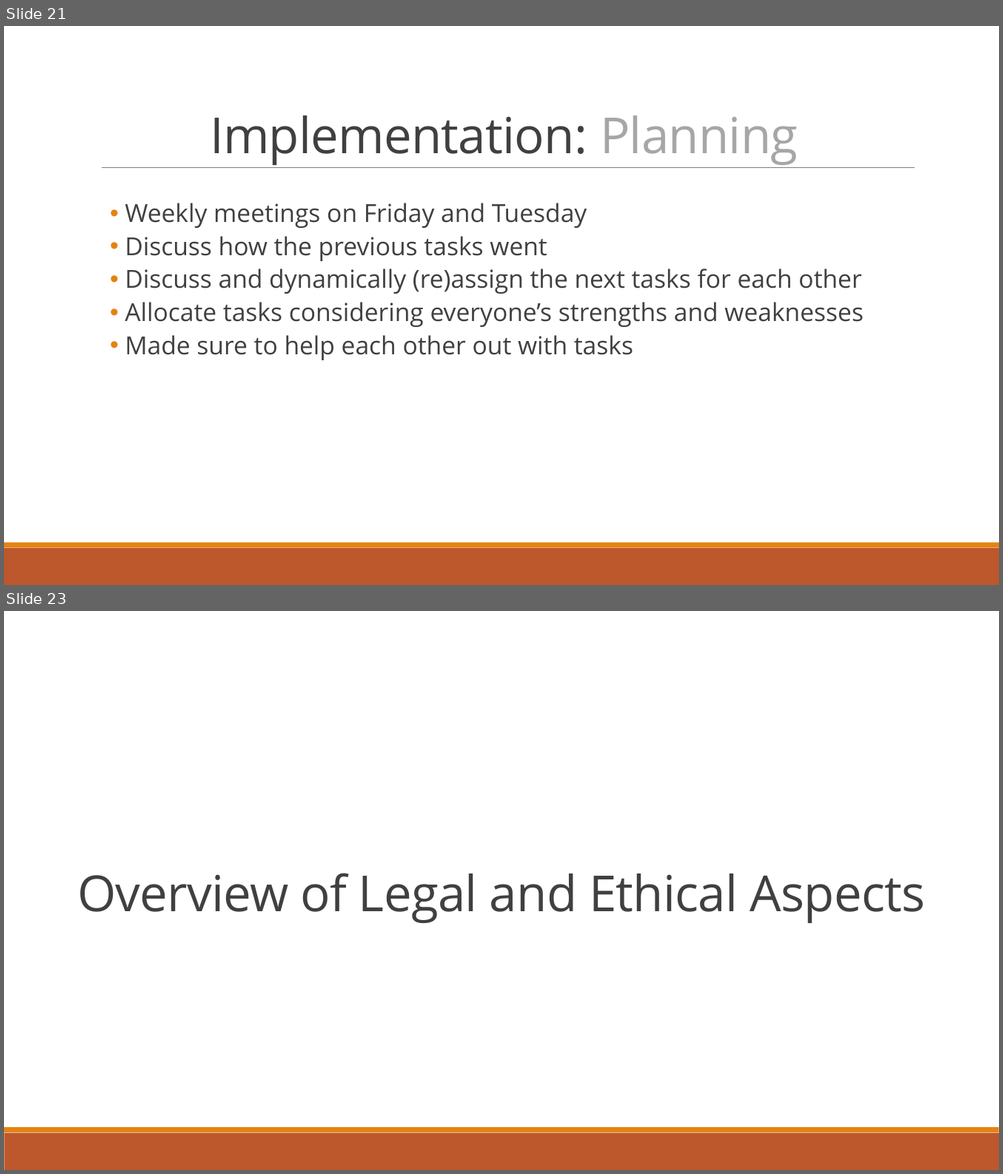
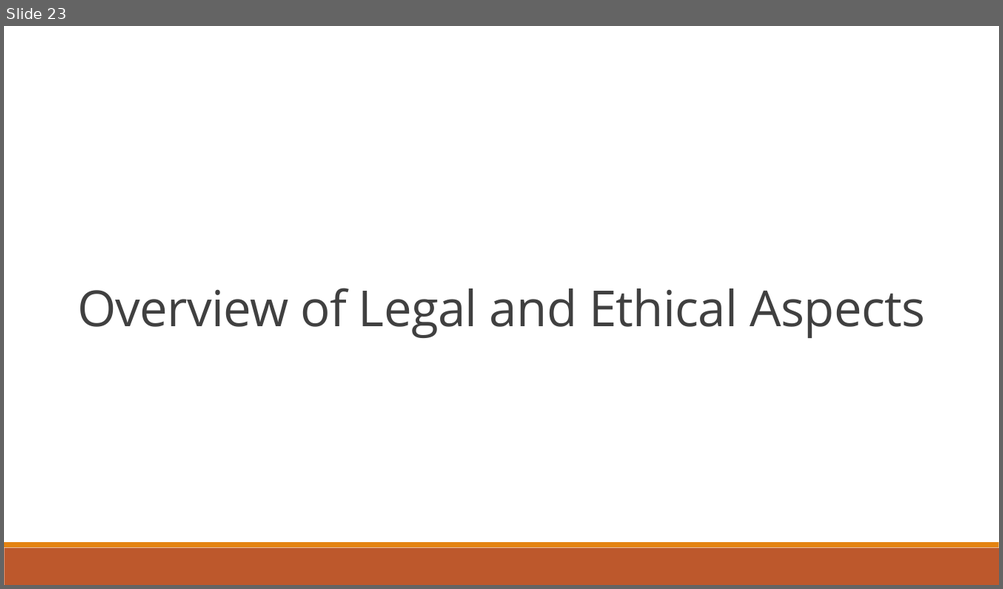
Before and after one commit to dragosthealex/roomies, a slide deck: res/presentation1/final_presentationv2.pptx. Shown one above the other, each under a label of ours: slides 21 and 23 before the commit, slide 23 after it; the slides between them are not shown. The pictures are 1003x1174 and 1003x589 pixels, drawn with LibreOffice and Linux fonts; fonts in the diff are those of the drawing. Boxes give left, top, right and bottom in pixels: in the first picture for what was removed or moved away, otherwise in the second. Text is boxed around its words. In the diff, an @@ line names an element or a change of style, - is before the commit and + after.

```diff
--- a/res/presentation1/final_presentationv2.pptx
+++ b/res/presentation1/final_presentationv2.pptx
@@ slide 21 removed at (4,26,999,585), background #FFFFFF; not listed: 2 template elements that a slide beside it also shows @@
@@ title removed at (210,116,797,165) @@
-Implementation: Planning
@@ line removed from (102, 168) to (915, 168) @@
@@ text removed at (125,203,863,360) @@
-  • Weekly meetings on Friday and Tuesday
-  • Discuss how the previous tasks went
-  • Discuss and dynamically (re)assign the next tasks for each other
-  • Allocate tasks considering everyone’s strengths and weaknesses
-  • Made sure to help each other out with tasks
```
Also in this commit, not shown: 12 slides changed, 4 slides added, 2 other slides removed.
